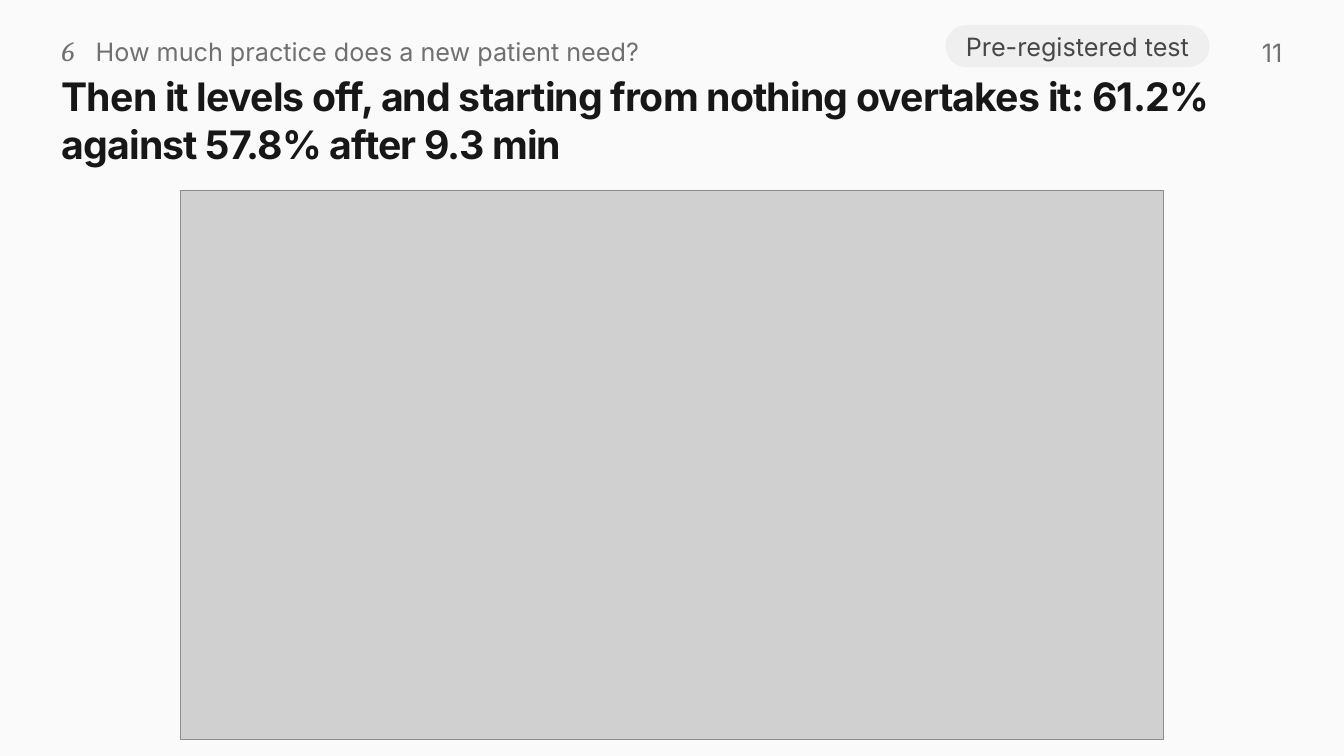
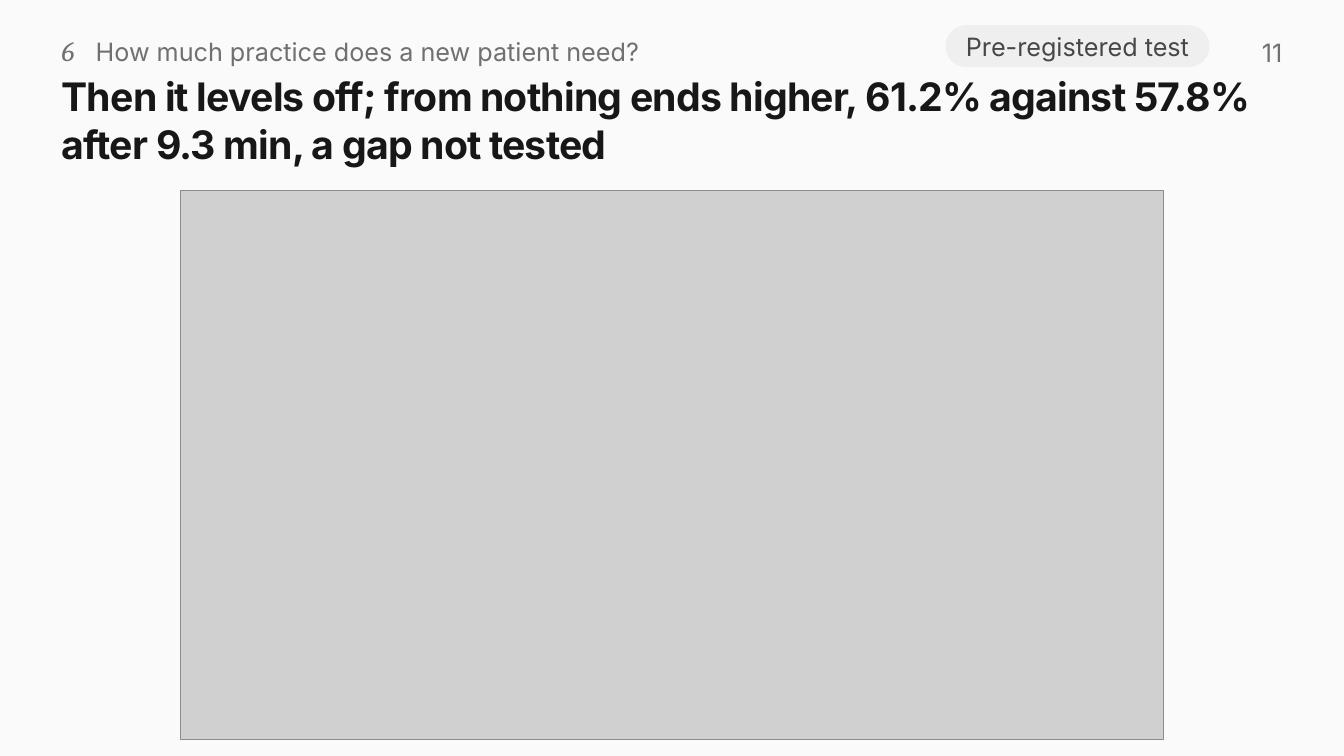
Before and after one commit to rajveeerr/sixth-finger-bci, a slide deck: slide 11 of report/slides/sixth-finger-bci.pptx. Drawn at 1344x756 pixels with LibreOffice and Linux fonts; fonts in the diff are those of the drawing; grey boxes stand for pictures. Boxes give left, top, right and bottom in pixels: in the first picture for what was removed or moved away, otherwise in the second. Text is boxed around its words. In the diff, an @@ line names an element or a change of style, - is before the commit and + after.

```diff
--- a/report/slides/sixth-finger-bci.pptx
+++ b/report/slides/sixth-finger-bci.pptx
@@ title at (62, 81, 1250, 167): text changed @@
-Then it levels off, and starting from nothing overtakes it: 61.2% against 57.8% after 9.3 min
+Then it levels off; from nothing ends higher, 61.2% against 57.8% after 9.3 min, a gap not tested
```
Also in this commit, not shown: 10 other slides changed, 2 other files.
